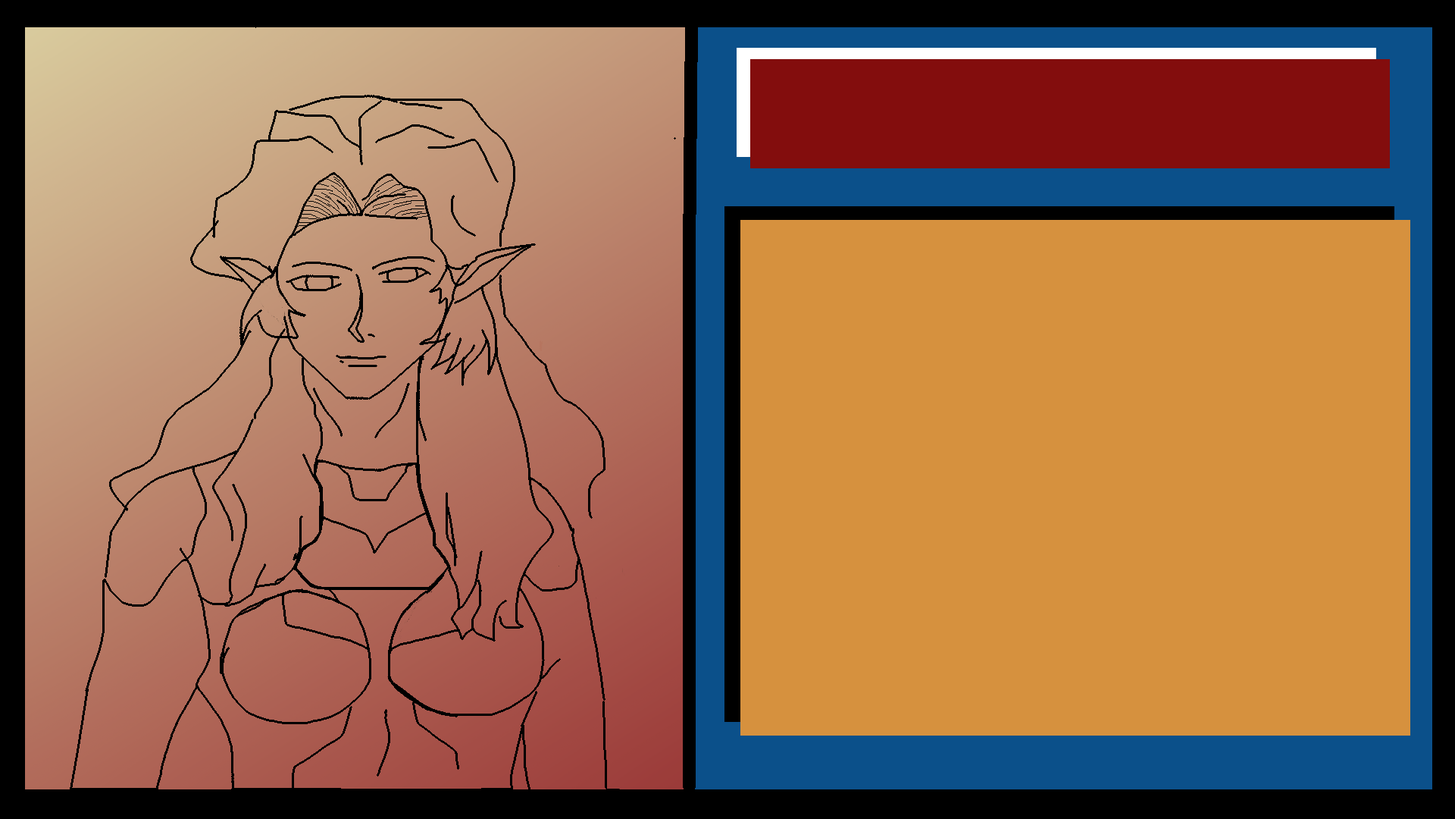
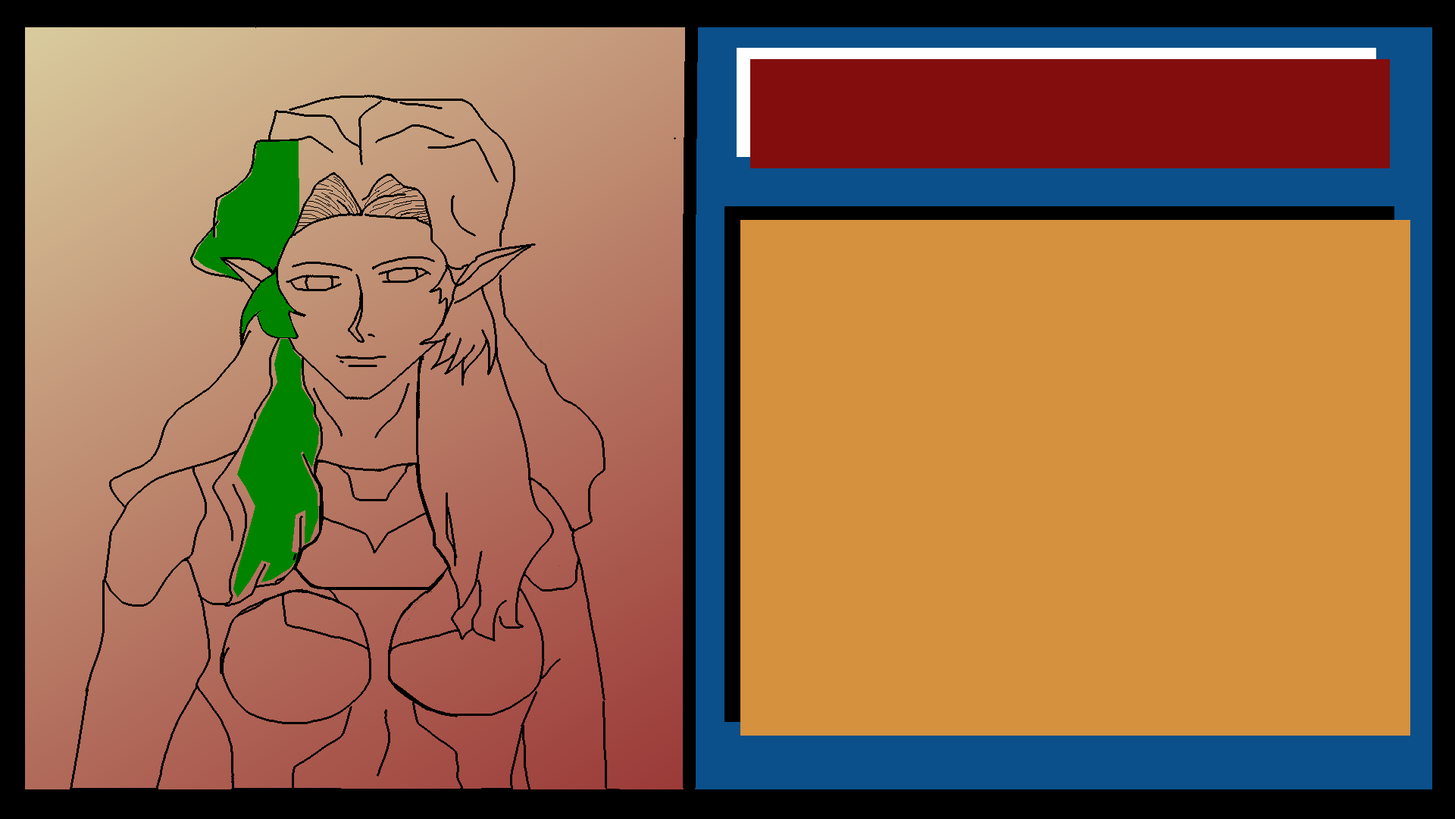
Layered file, before and after one edit (1455×819). Changes by layer:
painted on "hair" over left=125, top=140, right=430, bottom=598
painted on "head" over left=436, top=325, right=444, bottom=341
painted on "body" over left=103, top=507, right=464, bottom=789
painted on "characterOutline" over left=573, top=516, right=593, bottom=538
